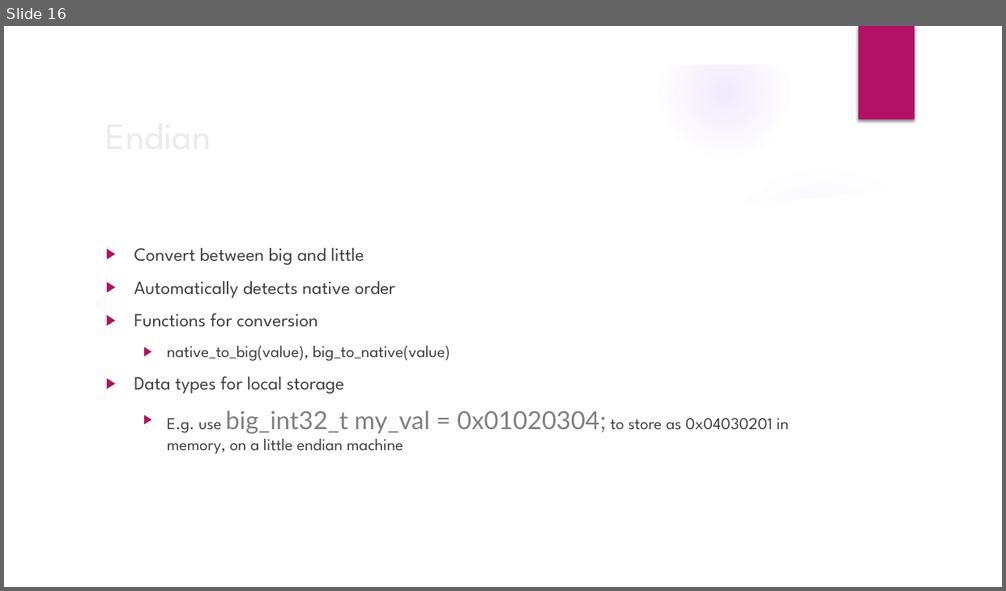
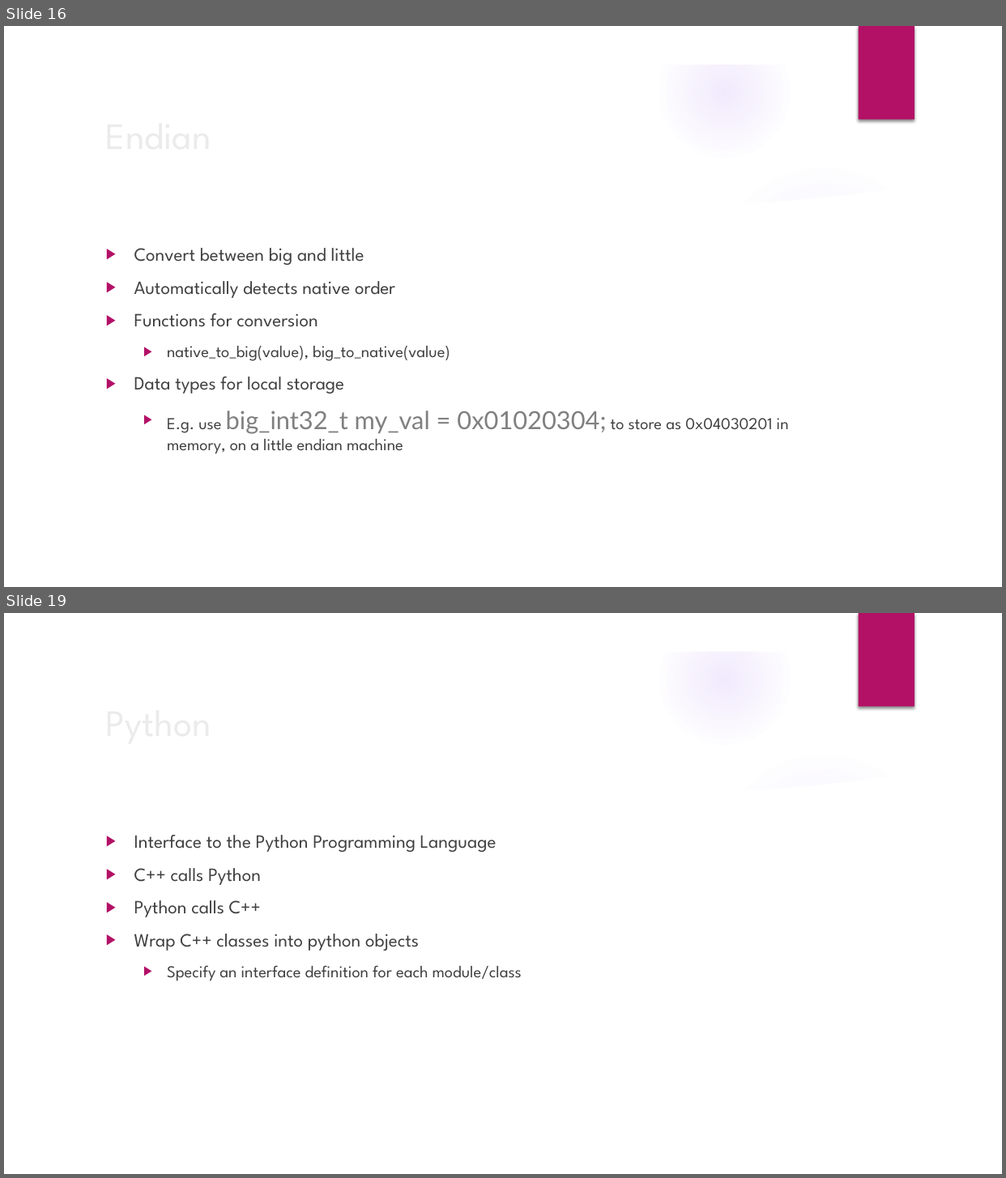
Before and after one commit to teeks99/boost-examples, a slide deck: Boost.pptx. Shown one above the other, each under a label of ours: slide 16 before the commit, slides 16 and 19 after it; the slides between them are not shown. The pictures are 1006x591 and 1006x1178 pixels, drawn with LibreOffice and Linux fonts; fonts in the diff are those of the drawing; background and template pictures are left out. Boxes give left, top, right and bottom in pixels: in the first picture for what was removed or moved away, otherwise in the second. Text is boxed around its words. In the diff, an @@ line names an element or a change of style, - is before the commit and + after.

```diff
--- a/Boost.pptx
+++ b/Boost.pptx
@@ slide 19 added at [4, 613, 1002, 1174], background picture (left out); not listed: 9 template elements that a slide beside it also shows @@
@@ title added at [98, 692, 816, 750], 36 pt, text #EBEBEB @@
+Python
@@ text added at [134, 835, 522, 982], 18 pt, text #404040 @@
+▶ Interface to the Python Programming Language
+▶ C++ calls Python
+▶ Python calls C++
+▶ Wrap C++ classes into python objects
+  ▶ Specify an interface definition for each module/class
```
Also in this commit, not shown: 2 slides changed, 5 other slides added, 1 slide removed, 5 other files.
